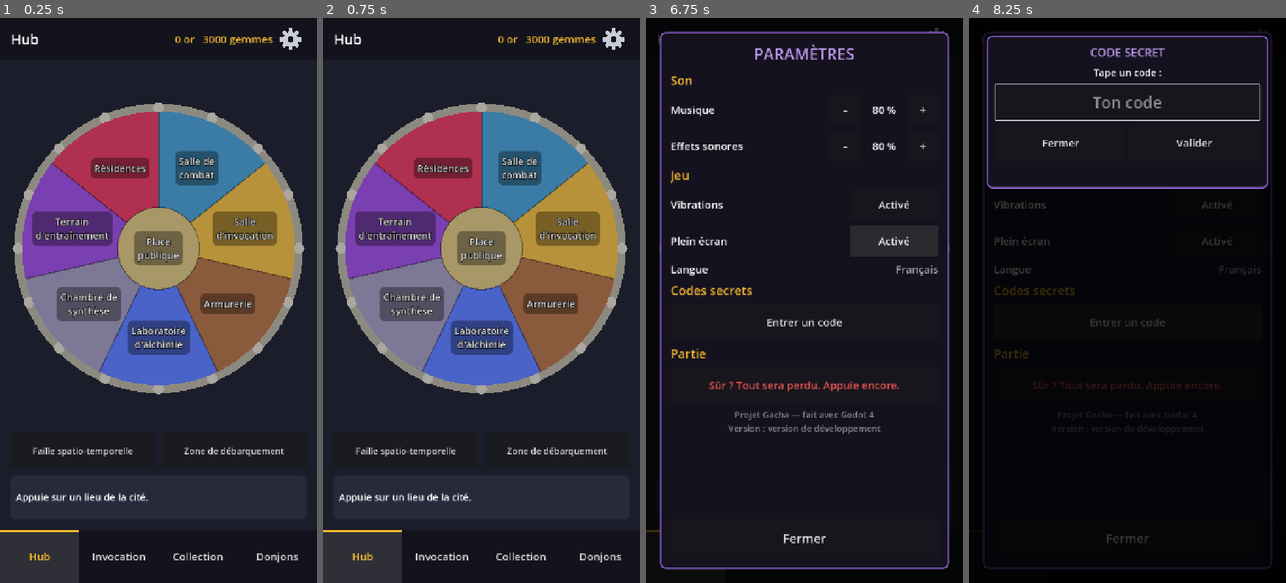
Above: before the commit, frames 1-4 (left to right).
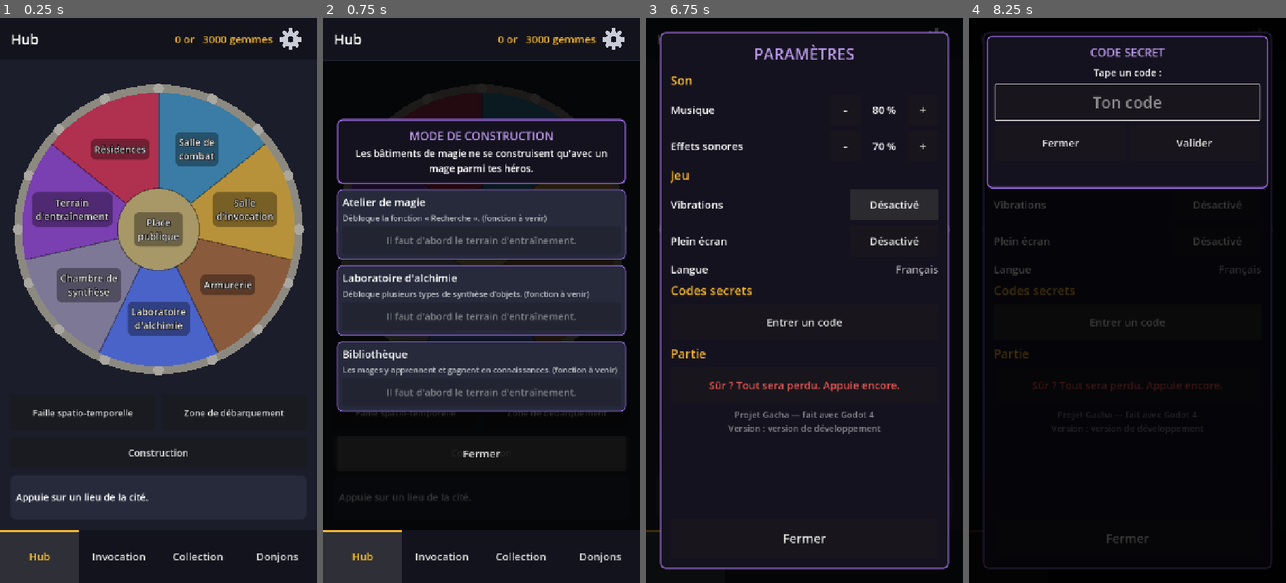
Above: after the commit, the same moments.

Repository: usksyz/project_gacha
Game: Godot game, scene res://scenes/main.tscn
Same seed, same stepped clock (60 frames per second), same inputs: the game is played once before the commit and once after it.
Inputs (mouse positions are in pixels of both pictures, inside the frame that each line leads up to):
- Up to frame 1 (0.25 s): no input
- Up to frame 2 (0.75 s): click (481, 453) at 0.5 s, where only the run after the commit has a clickable "Construction"
- Up to frame 3 (6.75 s): click (804, 453) at 1.25 s, where only the run after the commit has a clickable "Fermer"; click (937, 40) at 2.02 s; click "Entrer un code" at 2.75 s; click "Fermer" at 3.5 s; click "Fermer" at 4.25 s; click "Recommencer la partie" at 5 s; click "Salle de combat" at 5.75 s; click "Salle d'invocation" at 6.5 s
- Up to frame 4 (8.25 s): click "Armurerie" at 7.25 s; click "Laboratoire d'alchimie" at 8 s

The runs differ from the first frame. In frame 1, 28% of the frame differs, in the area x 4-96%, y 11-78%; in frame 2, 66%, in the area x 0-100%, y 7-91%; in frame 3, 0.3%; in frame 4, 0.1%.

Commit message:
Mages puissants mais fragiles, et construction des bâtiments de magie (il faut un mage)
- Mages : Intelligence environ 2 fois la base de leur rareté, le reste bas (magicienne 3 étoiles du
  manhwa : 31 et 7-8) ; en montant de niveau, presque tout va dans l'Intelligence.
- Bouton « Construction » du hub : atelier de magie, laboratoire d'alchimie, bibliothèque, payés en
  gemmes, seulement avec un mage vivant et le terrain d'entraînement ouvert ; les trois forment le
  Hall de magie. Fonctions des bâtiments à venir.

Co-Authored-By: Claude Opus 5.5 <noreply@anthropic.com>

Diff:
--- /dev/null
+++ b/scripts/construction_panel.gd
@@ -0,0 +1,91 @@
+class_name ConstructionPanel
+extends Control
+## Fenêtre de construction (bouton « Construction » du hub) : les bâtiments de magie.
+## On ne peut les construire qu'avec un mage parmi ses héros (règles dans GameData, section
+## « Construction »). S'affiche par-dessus l'écran ; on l'ouvre avec open().
+
+var list: VBoxContainer
+var result: Label
+
+
+func _ready() -> void:
+	set_anchors_and_offsets_preset(Control.PRESET_FULL_RECT)
+	visible = false
+
+	# Fond sombre qui bloque les appuis sur ce qu'il y a en dessous.
+	var dim := ColorRect.new()
+	dim.color = Color(0, 0, 0, 0.8)
+	dim.set_anchors_preset(Control.PRESET_FULL_RECT)
+	add_child(dim)
+
+	var margin := MarginContainer.new()
+	margin.set_anchors_preset(Control.PRESET_FULL_RECT)
+	for side in ["left", "right", "top", "bottom"]:
+		margin.add_theme_constant_override("margin_" + side, 32)
+	add_child(margin)
+	var layout := VBoxContainer.new()
+	layout.alignment = BoxContainer.ALIGNMENT_CENTER
+	layout.add_theme_constant_override("separation", 12)
+	margin.add_child(layout)
+
+	layout.add_child(UI.make_system_window("Mode de construction",
+		["Les bâtiments de magie ne se construisent qu'avec un mage parmi tes héros."]))
+	list = VBoxContainer.new()
+	list.add_theme_constant_override("separation", 12)
+	layout.add_child(list)
+	result = UI.make_label("", 22)
+	result.autowrap_mode = TextServer.AUTOWRAP_WORD_SMART
+	result.horizontal_alignment = HORIZONTAL_ALIGNMENT_CENTER
+	result.add_theme_color_override("font_color", Color("5fd4c4"))
+	layout.add_child(result)
+	var close := UI.make_button("Fermer", func(): visible = false, 24)
+	close.custom_minimum_size.y = 80
+	layout.add_child(close)
+
+
+func open() -> void:
+	result.text = ""
+	_refresh()
+	visible = true
+
+
+## Une carte par bâtiment : nom, rôle, et bouton « Construire » (ou la raison du refus).
+func _refresh() -> void:
+	for child in list.get_children():
+		list.remove_child(child)
+		child.queue_free()
+	if GameData.has_magic_hall():
+		var hall := UI.make_label("%s : construit (atelier de magie, laboratoire d'alchimie et bibliothèque réunis)." \
+			% GameData.MAGIC_HALL_NAME, 22)
+		hall.autowrap_mode = TextServer.AUTOWRAP_WORD_SMART
+		list.add_child(hall)
+		return
+	for building_id in GameData.BUILDINGS:
+		var info: Dictionary = GameData.BUILDINGS[building_id]
+		var panel := PanelContainer.new()
+		panel.add_theme_stylebox_override("panel", UI.make_panel_style(Color("262a3b"), Color("9b6be0"), 2))
+		var box := VBoxContainer.new()
+		box.add_theme_constant_override("separation", 6)
+		panel.add_child(box)
+		box.add_child(UI.make_label(info["name"], 24))
+		var role := UI.make_label(info["info"] + " (fonction à venir)", 18)
+		role.autowrap_mode = TextServer.AUTOWRAP_WORD_SMART
+		role.modulate = Color(1, 1, 1, 0.7)
+		box.add_child(role)
+		var problem := GameData.build_problem(building_id)
+		var text := "Construire (%d gemmes)" % info["cost"]
+		if building_id in GameData.buildings:
+			text = "Construit"
+		elif problem != "":
+			text = problem
+		var button := UI.make_button(text, func(): _build(building_id), 22)
+		button.custom_minimum_size.y = 64
+		button.disabled = problem != ""
+		box.add_child(button)
+		list.add_child(panel)
+
+
+func _build(building_id: String) -> void:
+	var messages := GameData.build(building_id)
+	result.text = "\n".join(messages)
+	_refresh()
--- a/scripts/game_data.gd
+++ b/scripts/game_data.gd
@@ -88,6 +88,9 @@
 	"Mage": "int",
 	"Soigneur": "int",
 }
+
+## Mages : leurs statistiques autres que l'Intelligence partent plus bas (voir _roll_stats).
+const MAGE_STAT_MALUS := 7
 
 ## Valeur de départ de chaque statistique, selon la rareté.
 ## Un 1 étoile est une personne ordinaire : environ 10 à 12 partout.
@@ -464,6 +467,74 @@
 
 
 # ---------------------------------------------------------------------------
+# Construction : les bâtiments de magie
+# ---------------------------------------------------------------------------
+# Bâtiments secondaires du terrain d'entraînement (cahier des charges). On ne peut les construire
+# qu'en ayant un mage vivant parmi ses héros (et le terrain d'entraînement ouvert). Ils se paient
+# en gemmes. Une fois construits tous les trois, ils fusionnent en un seul bâtiment, le Hall de magie.
+# Leurs fonctions (Recherche, synthèse d'objets, apprentissage des mages) viendront plus tard.
+
+## « cost » : prix en gemmes (provisoire) ; « info » : ce que fera le bâtiment ;
+## « built » : l'annonce une fois construit.
+const BUILDINGS := {
+	"atelier_magie": {"name": "Atelier de magie", "cost": 500,
+		"info": "Débloque la fonction « Recherche ».",
+		"built": "L'atelier de magie a été construit avec succès !"},
+	"laboratoire": {"name": "Laboratoire d'alchimie", "cost": 500,
+		"info": "Débloque plusieurs types de synthèse d'objets.",
+		"built": "Le laboratoire d'alchimie a été construit avec succès !"},
+	"bibliotheque": {"name": "Bibliothèque", "cost": 500,
+		"info": "Les mages y apprennent et gagnent en connaissances.",
+		"built": "La bibliothèque a été construite avec succès !"},
+}
+const MAGIC_HALL_NAME := "Hall de magie"
+
+
+## Vrai si au moins un mage vivant fait partie des héros.
+func has_mage() -> bool:
+	for hero in alive_heroes():
+		if hero["class"] == "Mage":
+			return true
+	return false
+
+
+## Vrai quand les trois bâtiments de magie sont construits (ils forment alors le Hall de magie).
+func has_magic_hall() -> bool:
+	for building_id in BUILDINGS:
+		if not building_id in buildings:
+			return false
+	return true
+
+
+## Pourquoi on ne peut pas construire ce bâtiment (texte), ou "" si c'est possible.
+func build_problem(building_id: String) -> String:
+	if building_id in buildings:
+		return "Déjà construit."
+	if not training_unlocked():
+		return "Il faut d'abord le terrain d'entraînement."
+	if not has_mage():
+		return "Il faut un mage parmi tes héros."
+	if gems < BUILDINGS[building_id]["cost"]:
+		return "Pas assez de gemmes."
+	return ""
+
+
+## Construit un bâtiment. Renvoie les messages à afficher, ou [] si c'est impossible.
+func build(building_id: String) -> Array[String]:
+	var messages: Array[String] = []
+	if build_problem(building_id) != "":
+		return messages
+	gems -= BUILDINGS[building_id]["cost"]
+	gems_changed.emit(gems)
+	buildings.append(building_id)
+	messages.append(BUILDINGS[building_id]["built"])
+	if has_magic_hall():
+		messages.append("Les trois bâtiments fusionnent : le %s est né !" % MAGIC_HALL_NAME)
+	save_game()
+	return messages
+
+
+# ---------------------------------------------------------------------------
 # Terrain d'entraînement
 # ---------------------------------------------------------------------------
 # Un héros affecté au terrain travaille une compétence (hero["training"], vide = au repos).
@@ -640,6 +711,8 @@
 var next_weapon_id := 1
 ## Nombre d'armes tirées depuis le début de la partie (le terrain d'entraînement s'ouvre à 10).
 var weapon_draws := 0
+## Bâtiments construits (identifiants de BUILDINGS).
+var buildings: Array = []
 
 
 func _ready() -> void:
@@ -679,6 +752,7 @@
 	arsenal = []
 	next_weapon_id = 1
 	weapon_draws = 0
+	buildings = []
 	# Han est là dès le début de la partie.
 	roster.append(_create_secret_hero("Han"))
 
@@ -715,6 +789,7 @@
 	file.set_value("partie", "arsenal", arsenal)
 	file.set_value("partie", "prochaine_arme", next_weapon_id)
 	file.set_value("partie", "armes_tirees", weapon_draws)
+	file.set_value("partie", "batiments", buildings)
 	file.save(SAVE_PATH)
 
 
@@ -739,6 +814,7 @@
 	arsenal = file.get_value("partie", "arsenal", [])
 	next_weapon_id = file.get_value("partie", "prochaine_arme", 1)
 	weapon_draws = file.get_value("partie", "armes_tirees", 0)
+	buildings = file.get_value("partie", "batiments", [])
 	return not roster.is_empty()
 
 
@@ -940,6 +1016,13 @@
 	var stats := {}
 	for stat in STAT_NAMES:
 		stats[stat] = BASE_STAT[rarity] + randi_range(-1, 1)
+	if hero_class == "Mage":
+		# Les mages sont puissants mais fragiles, comme la magicienne 3 étoiles du manhwa :
+		# Intelligence très haute (31) et tout le reste très bas (7-8).
+		for stat in STAT_NAMES:
+			stats[stat] = maxi(5, stats[stat] - MAGE_STAT_MALUS)
+		stats["int"] = BASE_STAT[rarity] * 2 + 1 + randi_range(-1, 1)
+		return stats
 	var main_stat: String = CLASS_MAIN_STAT[hero_class]
 	if main_stat != "":
 		stats[main_stat] += 3
@@ -1007,6 +1090,8 @@
 	var main_stat: String = CLASS_MAIN_STAT[hero["class"]]
 	if main_stat != "":
 		choices.append(main_stat)  # deux fois dans la liste = deux fois plus de chances
+	if hero["class"] == "Mage":
+		choices.append_array(["int", "int"])  # un mage met presque tout dans l'Intelligence
 	for i in hero["growth"]:
 		stats[choices.pick_random()] += 1
 	if randf() < 0.25:
--- a/scripts/hub_screen.gd
+++ b/scripts/hub_screen.gd
@@ -18,6 +18,9 @@
 
 ## Clavier des codes secrets, ouvert par la Place publique (aussi disponible dans les paramètres).
 var code_pad: CodePad
+
+## Fenêtre de construction des bâtiments de magie (il faut un mage).
+var construction_panel: ConstructionPanel
 
 
 func _ready() -> void:
@@ -45,6 +48,10 @@
 		button.size_flags_horizontal = Control.SIZE_EXPAND_FILL
 		outside.add_child(button)
 
+	var build_button := UI.make_button("Construction", func(): construction_panel.open(), 22)
+	build_button.custom_minimum_size.y = 70
+	layout.add_child(build_button)
+
 	var info_panel := PanelContainer.new()
 	info_panel.add_theme_stylebox_override("panel", UI.make_panel_style(Color("262a3b")))
 	info_panel.custom_minimum_size.y = 100
@@ -56,10 +63,13 @@
 
 	code_pad = CodePad.new()
 	add_child(code_pad)
+	construction_panel = ConstructionPanel.new()
+	add_child(construction_panel)
 
 
 func on_shown() -> void:
 	code_pad.visible = false
+	construction_panel.visible = false
 
 
 func _on_zone_pressed(zone: Dictionary) -> void:
@@ -69,6 +79,13 @@
 		info_label.text = "%s : encore fermé. Il s'ouvre après %d armes tirées à l'Armurerie (%d / %d)." % [
 			zone["name"], GameData.TRAINING_UNLOCK_DRAWS, GameData.weapon_draws, GameData.TRAINING_UNLOCK_DRAWS]
 		return
+	# Le laboratoire d'alchimie est un bâtiment de magie : il faut le construire (avec un mage).
+	if zone["name"] == GameData.BUILDINGS["laboratoire"]["name"]:
+		if "laboratoire" in GameData.buildings:
+			info_label.text = "%s : construit. %s (Bientôt)" % [zone["name"], GameData.BUILDINGS["laboratoire"]["info"]]
+		else:
+			info_label.text = "%s : pas encore construit. Il faut un mage parmi tes héros (bouton « Construction »)." % zone["name"]
+		return
 	if zone["target"] == "code":
 		code_pad.open()
 	elif zone["target"] != "":
Not shown, added: scripts/construction_panel.gd.uid
Not shown, changed: CLAUDE.md
